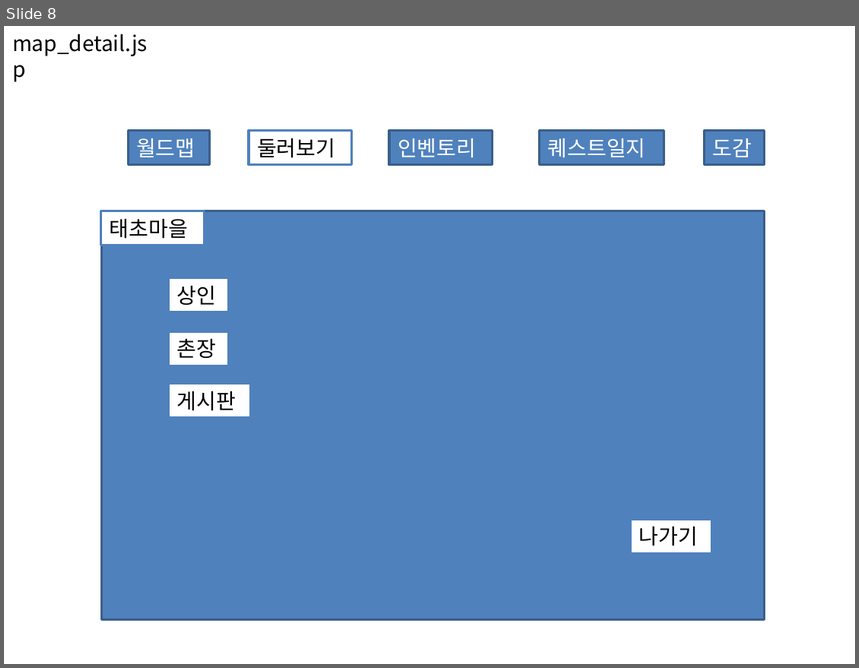
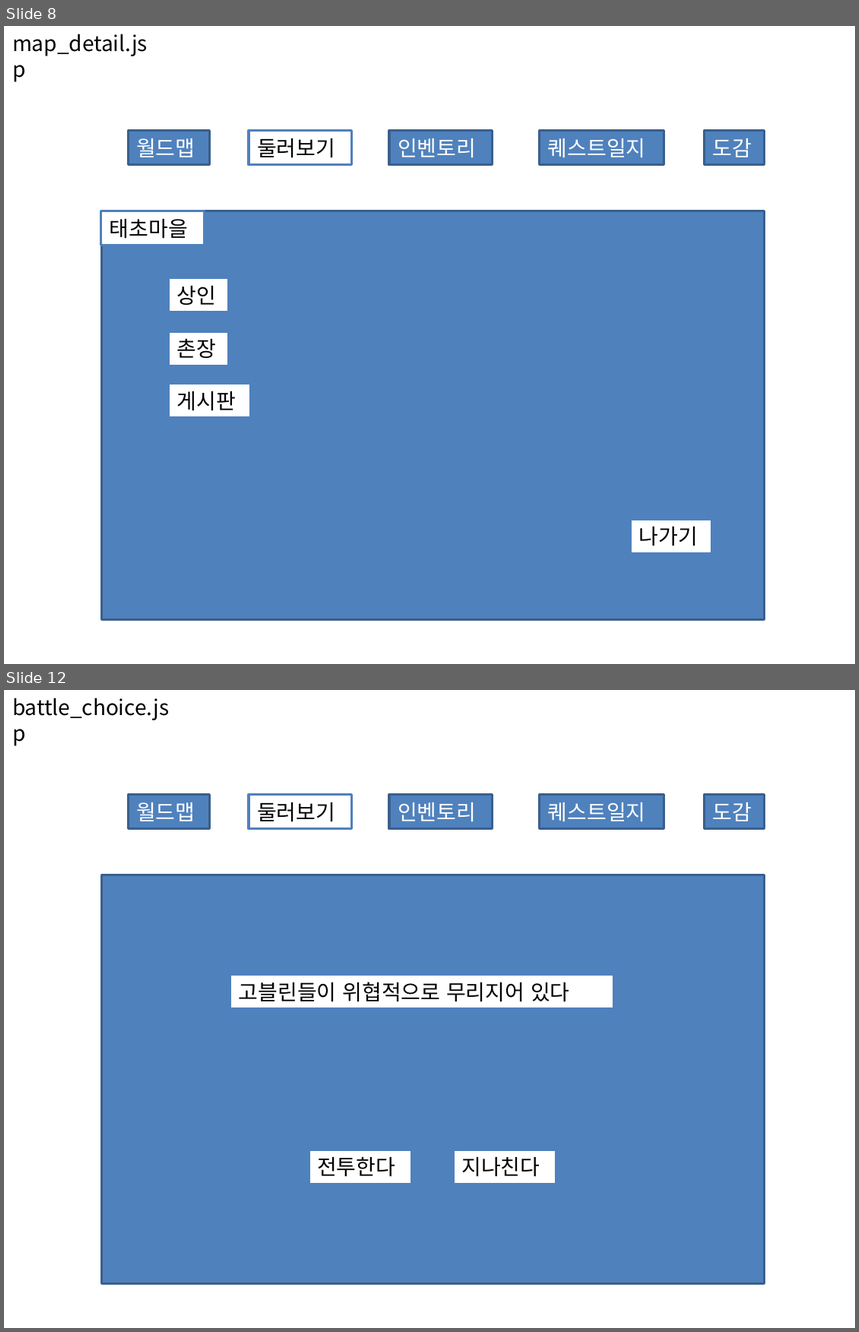
Before and after one commit to GitOnibi/jsp, a slide deck: RPG/etc/view.pptx. Shown one above the other, each under a label of ours: slide 8 before the commit, slides 8 and 12 after it; the slides between them are not shown. The pictures are 859x668 and 859x1332 pixels, drawn with LibreOffice and Linux fonts; fonts in the diff are those of the drawing. Boxes give left, top, right and bottom in pixels: in the first picture for what was removed or moved away, otherwise in the second. Text is boxed around its words. In the diff, an @@ line names an element or a change of style, - is before the commit and + after.

```diff
--- a/RPG/etc/view.pptx
+++ b/RPG/etc/view.pptx
@@ slide 12 added at (x1=4, y1=690, x2=855, y2=1328), background #FFFFFF @@
@@ text added at (x1=12, y1=698, x2=169, y2=720), 18 pt, text #000000 @@
+battle_choice.jsp
@@ rectangle added at (x1=129, y1=795, x2=210, y2=829), fill #4F81BD, outline #3A5F8C 2 pt, 18 pt, text #FFFFFF @@
+월드맵
@@ rectangle added at (x1=249, y1=795, x2=352, y2=829), fill #FFFFFF, outline #4F81BD 2 pt, 18 pt, text #000000 @@
+둘러보기
@@ rectangle added at (x1=389, y1=795, x2=493, y2=829), fill #4F81BD, outline #3A5F8C 2 pt, 18 pt, text #FFFFFF @@
+인벤토리
@@ rectangle added at (x1=539, y1=795, x2=664, y2=829), fill #4F81BD, outline #3A5F8C 2 pt, 18 pt, text #FFFFFF @@
+퀘스트일지
@@ rectangle added at (x1=705, y1=795, x2=765, y2=829), fill #4F81BD, outline #3A5F8C 2 pt, 18 pt, text #FFFFFF @@
+도감
@@ rectangle added at (x1=102, y1=875, x2=765, y2=1284), fill #4F81BD, outline #3A5F8C 2 pt @@
@@ rectangle added at (x1=230, y1=975, x2=614, y2=1009), fill #FFFFFF, outline #4F81BD 2 pt, 18 pt, text #000000 @@
+고블린들이 위협적으로 무리지어 있다
@@ rectangle added at (x1=309, y1=1150, x2=411, y2=1184), fill #FFFFFF, outline #4F81BD 2 pt, 18 pt, text #000000 @@
+전투한다
@@ rectangle added at (x1=453, y1=1150, x2=557, y2=1184), fill #FFFFFF, outline #4F81BD 2 pt, 18 pt, text #000000 @@
+지나친다
```
Also in this commit, not shown: 6 slides changed, 1 other slide added, 32 other files.
